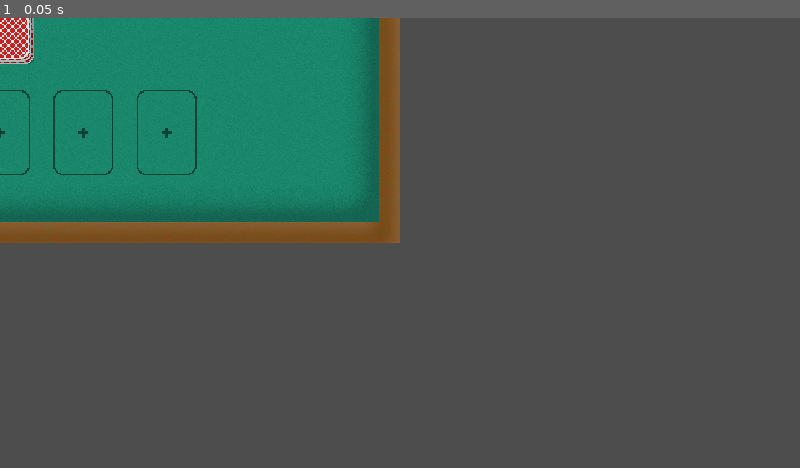
Above: before the commit, frame 1.
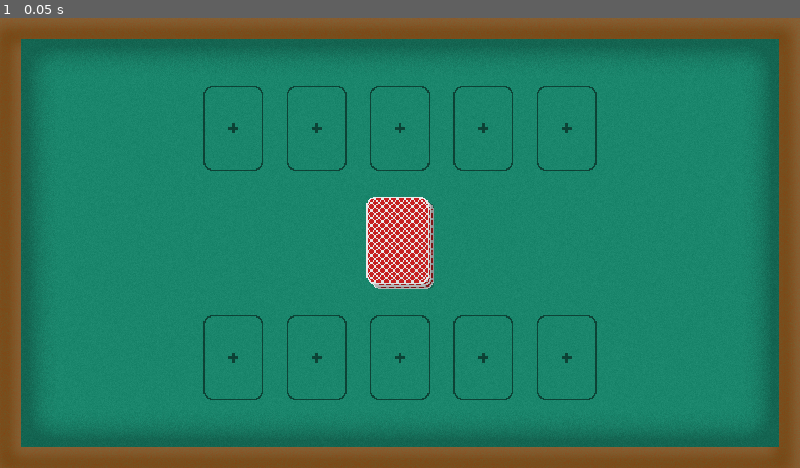
Above: after the commit, the same moment.

Repository: 7itanium/PvPoker
Game: Godot game, scene res://Scenes/table.tscn
Same seed, same stepped clock (60 frames per second), same inputs: the game is played once before the commit and once after it.
Inputs:
- Up to frame 1 (0.05 s): no input

The runs differ from the first frame. In frame 1, 85% of the frame differs, in the area x 0-100%, y 0-100%.

Commit message:
More Cards

Diff:
--- a/Scenes/table.tscn
+++ b/Scenes/table.tscn
@@ -79,6 +79,10 @@
 scale = Vector2(3, 3)
 texture = ExtResource("2_umrlr")
 
-[node name="Deck" type="AnimatedSprite2D" parent="."]
+[node name="Deck" type="AnimatedSprite2D" parent="Table"]
 scale = Vector2(3, 3)
 sprite_frames = SubResource("SpriteFrames_mcqbc")
+
+[node name="Camera2D" type="Camera2D" parent="Table"]
+
+[node name="Cards" type="Node" parent="."]
--- a/project.godot
+++ b/project.godot
@@ -23,6 +23,24 @@
 window/size/transparent=true
 window/stretch/mode="canvas_items"
 
+[input]
+
+P1-Hit={
+"deadzone": 0.5,
+"events": [Object(InputEventKey,"resource_local_to_scene":false,"resource_name":"","device":-1,"window_id":0,"alt_pressed":false,"shift_pressed":false,"ctrl_pressed":false,"meta_pressed":false,"pressed":false,"keycode":0,"physical_keycode":83,"key_label":0,"unicode":115,"location":0,"echo":false,"script":null)
+]
+}
+P2-Hit={
+"deadzone": 0.5,
+"events": [Object(InputEventKey,"resource_local_to_scene":false,"resource_name":"","device":-1,"window_id":0,"alt_pressed":false,"shift_pressed":false,"ctrl_pressed":false,"meta_pressed":false,"pressed":false,"keycode":0,"physical_keycode":76,"key_label":0,"unicode":108,"location":0,"echo":false,"script":null)
+]
+}
+Reset={
+"deadzone": 0.5,
+"events": [Object(InputEventKey,"resource_local_to_scene":false,"resource_name":"","device":-1,"window_id":0,"alt_pressed":false,"shift_pressed":false,"ctrl_pressed":false,"meta_pressed":false,"pressed":false,"keycode":0,"physical_keycode":4194305,"key_label":0,"unicode":0,"location":0,"echo":false,"script":null)
+]
+}
+
 [rendering]
 
 textures/canvas_textures/default_texture_filter=0
Not shown, added: Sprites/Cards/Diamonds/ace.png.import
Not shown, added: Sprites/Cards/Diamonds/eight.png.import
Not shown, added: Sprites/Cards/Diamonds/five.png.import
Not shown, added: Sprites/Cards/Diamonds/four.png.import
Not shown, added: Sprites/Cards/Diamonds/jack.png.import
Not shown, added: Sprites/Cards/Diamonds/king.png.import
Not shown, added: Sprites/Cards/Diamonds/nine.png.import
Not shown, added: Sprites/Cards/Diamonds/queen.png.import
Not shown, added: Sprites/Cards/Diamonds/seven.png.import
Not shown, added: Sprites/Cards/Diamonds/six.png.import
Not shown, added: Sprites/Cards/Diamonds/ten.png.import
Not shown, added: Sprites/Cards/Diamonds/three.png.import
(and 27 more such lines)
